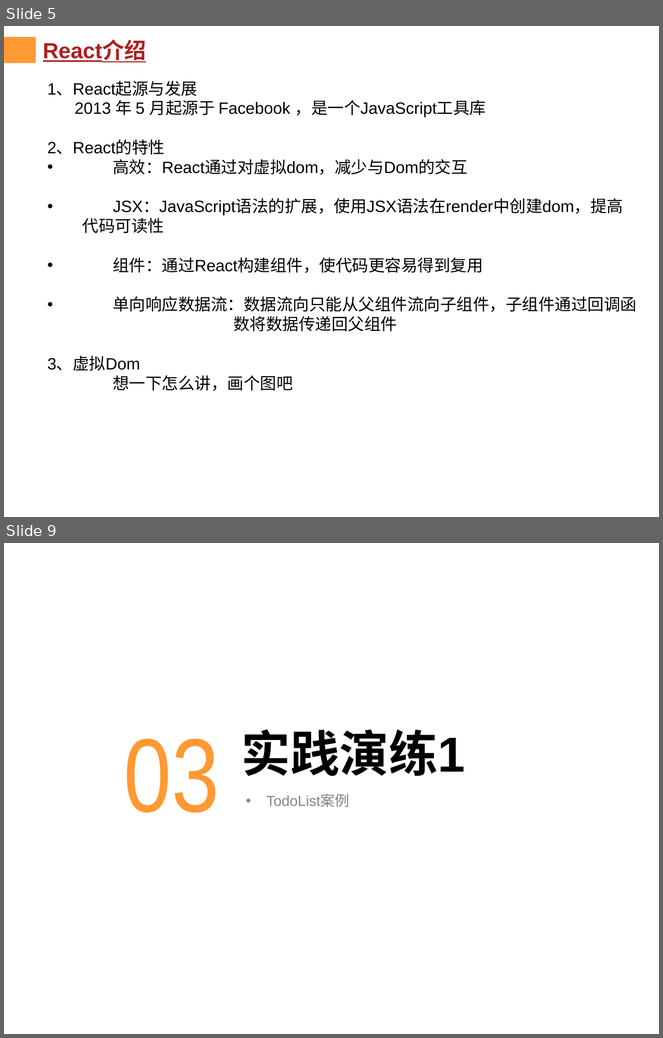
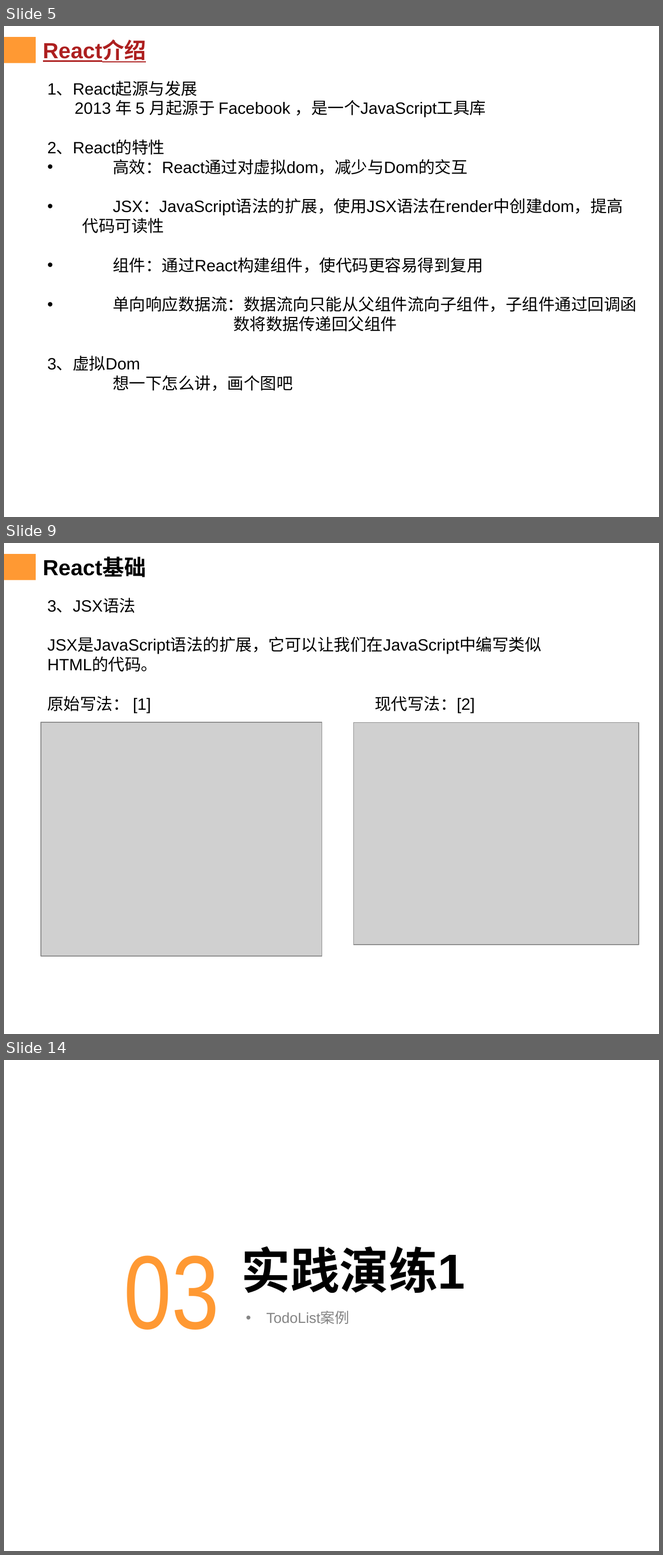
Before and after one commit to chenqiuli/JY_Peixun_1, a slide deck: PPT内容.pptx. Shown one above the other, each under a label of ours: slides 5 and 9 before the commit, slides 5, 9 and 14 after it; the slides between them are not shown. The pictures are 663x1038 and 663x1555 pixels, drawn with LibreOffice and Linux fonts; fonts in the diff are those of the drawing; grey boxes stand for pictures; background and template pictures are left out. Boxes give left, top, right and bottom in pixels: in the first picture for what was removed or moved away, otherwise in the second. Text is boxed around its words. In the diff, an @@ line names an element or a change of style, - is before the commit and + after.

Commit message:
react基础一

```diff
--- a/PPT内容.pptx
+++ b/PPT内容.pptx
@@ slide 9 added at [4, 543, 659, 1034], background #FFFFFF; not listed: 2 template elements that a slide beside it also shows @@
@@ title added at [43, 558, 146, 577], 24 pt, text #000000, bold @@
+React基础
@@ text added at [47, 599, 541, 714], 18 pt, text #000000 @@
+3、JSX语法
+JSX是JavaScript语法的扩展，它可以让我们在JavaScript中编写类似HTML的代码。
+原始写法： [1] 现代写法：[2]
@@ picture added at [41, 722, 322, 956] @@
@@ picture added at [354, 722, 639, 945] @@
@@ what was slide 9 is now slide 14 @@
```
Also in this commit, not shown: 2 slides changed, 5 other slides added, 1 slide removed, 14 other files.
